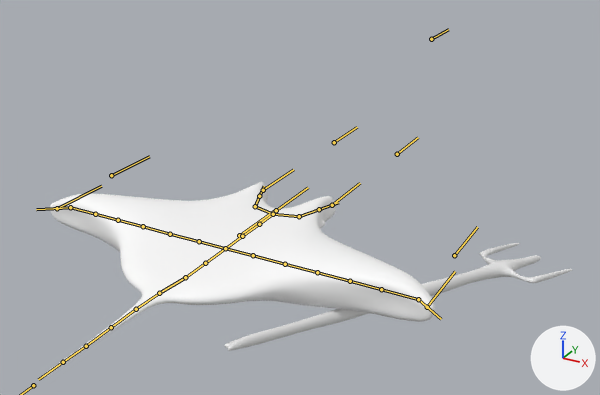
One commit to the glTF model enemy/enemy.glb: the scene before it, then after it.
Camera for both pictures: a 50 mm lens placed at (3.05, -4.75, 2.74), pointed at (0.61, -0.31, 0.52). Every picture has the same lights, and +X, +Y and +Z are marked at lower right. The bones that bend it are drawn over the model as lines.

Names of what the first picture shows: 'GEOM', 'trident'.
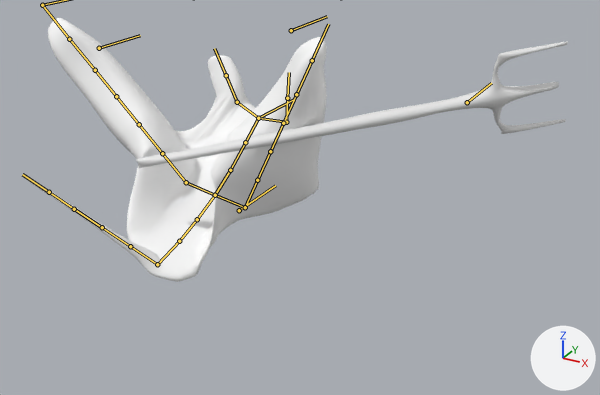
The newer file adds an action. The first version stands in its rest pose; the second is drawn at frame 28 of the action 'death'.

What differs and where, as boxes (x1, y1, x2, y2) in the pictures (600 x 395 px):
'GEOM', posed (24% narrower, 35% taller): before (42, 182, 435, 377); after (27, 18, 327, 282)
'trident', posed (24% wider, 17% taller): before (224, 243, 572, 351); after (136, 41, 568, 168)
bone 'RootMotion', root to tip: before (239, 235) to (276, 209); after (239, 210) to (275, 185)
bone 'spine.001', root to tip: before (159, 293) to (185, 277); after (157, 264) to (179, 241)
bone 'spine.002', root to tip: before (185, 277) to (205, 263); after (179, 241) to (197, 219)
bone 'spine.003', root to tip: before (205, 263) to (225, 248); after (197, 219) to (215, 195)
bone 'spine.004', root to tip: before (225, 248) to (242, 236); after (215, 195) to (230, 170)
bone 'spine.005', root to tip: before (242, 236) to (259, 224); after (230, 170) to (245, 142)
bone 'spine.006', root to tip: before (259, 224) to (273, 214); after (245, 142) to (258, 118)
bone 'ear.R.002', root to tip: before (299, 216) to (319, 209); after (286, 122) to (287, 98)
bone 'ear.L.002', root to tip: before (255, 206) to (259, 196); after (237, 102) to (226, 75)
bone 'wing.R.002', root to tip: before (253, 255) to (285, 264); after (245, 207) to (257, 180)
bone 'wing.R.006', root to tip: before (381, 289) to (418, 299); after (296, 94) to (312, 60)
bone 'wing.R.007', root to tip: before (418, 299) to (441, 319); after (312, 60) to (328, 24)
bone 'wing.L.002', root to tip: before (199, 241) to (170, 234); after (186, 182) to (162, 153)
bone 'wing.L.007', root to tip: before (70, 207) to (36, 209); after (69, 39) to (44, 7)
bone 'tail.001', root to tip: before (159, 293) to (136, 309); after (157, 264) to (130, 246)

The edits, one by one:
Bone 'RootMotion' (bone_rootmotion) moves from (0.0, 0.0, 0.0) to (0.0, 0.0, -0.21).
Bone 'spine.001' (bone_spine_001) turns from (0, 0, 0) to (13, 15, 9) degrees about its own x, y and z.
Bone 'spine.002' (bone_spine_002) turns from (0, 0, 0) to (2, 0, 0) degrees about its own x, y and z.
Bone 'spine.003' (bone_spine_003) turns from (0, 0, 0) to (7, 0, 0) degrees about its own x, y and z.
Bone 'spine.004' (bone_spine_004) turns from (0, 0, 0) to (10, 0, 0) degrees about its own x, y and z.
Bone 'spine.005' (bone_spine_005) turns from (0, 0, 0) to (9, 0, 0) degrees about its own x, y and z.
Bone 'spine.006' (bone_spine_006) turns from (0, 0, 0) to (5, 0, 0) degrees about its own x, y and z.
Bone 'ear.R.002' (bone_ear_r_002) turns from (0, 0, 0) to (85, -31, -47) degrees about its own x, y and z.
Bone 'ear.L.002' (bone_ear_l_002) turns from (0, 0, 0) to (57, 46, 74) degrees about its own x, y and z.
Bone 'wing.R.002' (bone_wing_r_002) turns from (0, 0, 0) to (99, -17, -59) degrees about its own x, y and z.
Bone 'wing.R.006' (bone_wing_r_006) turns from (0, 0, 0) to (0, -3, 0) degrees about its own x, y and z.
Bone 'wing.R.007' (bone_wing_r_007) turns from (0, 0, 0) to (0, 1, 37) degrees about its own x, y and z.
Bone 'wing.L.002' (bone_wing_l_002) turns from (0, 0, 0) to (52, 41, 31) degrees about its own x, y and z.
Bone 'wing.L.007' (bone_wing_l_007) turns from (0, 0, 0) to (0, -5, -37) degrees about its own x, y and z.
Bone 'tail.001' (bone_tail_001) turns from (0, 0, 0) to (56, -30, -67) degrees about its own x, y and z.
